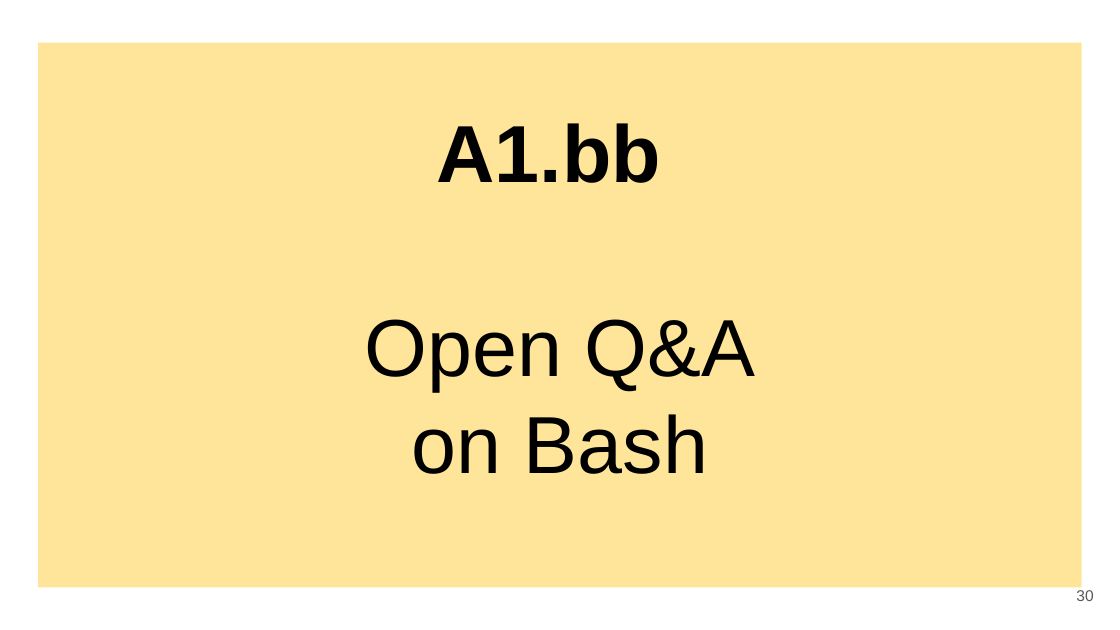
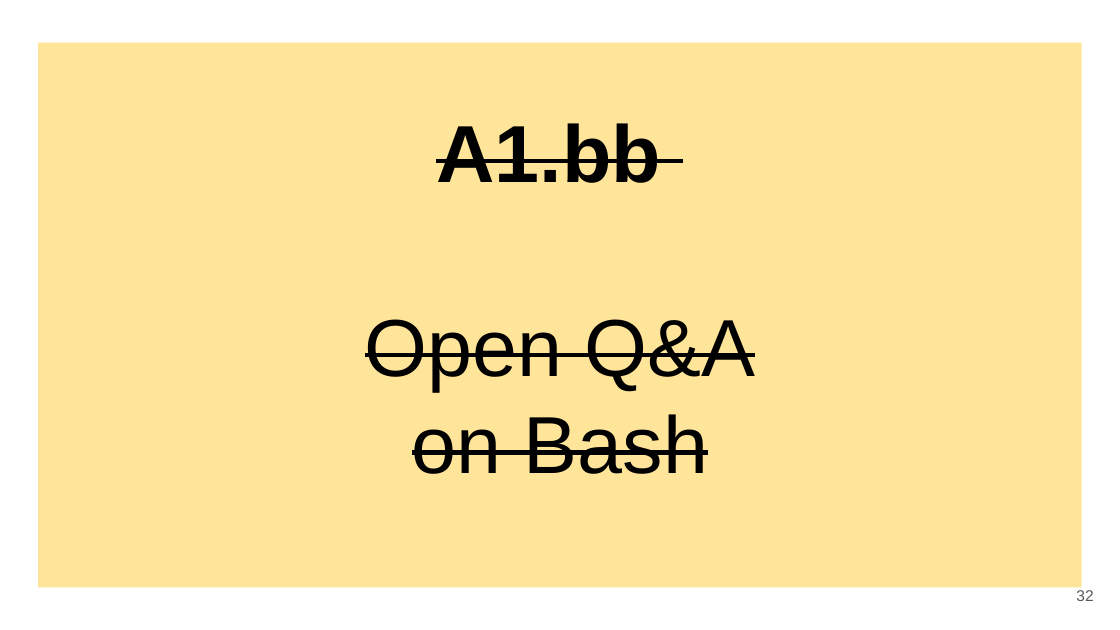
Before and after one commit to SuLab/Applied-Bioinformatics, a slide deck: slide 32 of Lectures/A1.b_Bash-redirections-pipes.pptx (slide 30 before the commit). Drawn at 1120x630 pixels with LibreOffice and Linux fonts; fonts in the diff are those of the drawing. Boxes give left, top, right and bottom in pixels: in the first picture for what was removed or moved away, otherwise in the second. Text is boxed around its words. In the diff, an @@ line names an element or a change of style, - is before the commit and + after.

```diff
--- a/Lectures/A1.b_Bash-redirections-pipes.pptx
+++ b/Lectures/A1.b_Bash-redirections-pipes.pptx
@@ title "A1.bb" at (365,123,756,474): strikethrough on @@
@@ page number at (1076,590,1093,601): text changed @@
-30
+32
```
Also in this commit, not shown: 2 other slides changed, 2 slides added, 1 other file.
